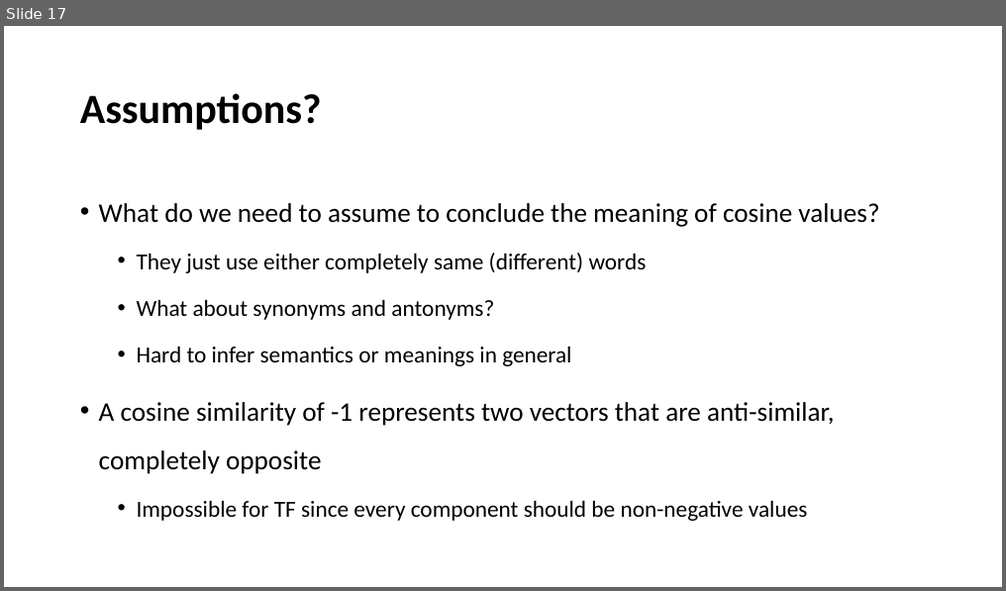
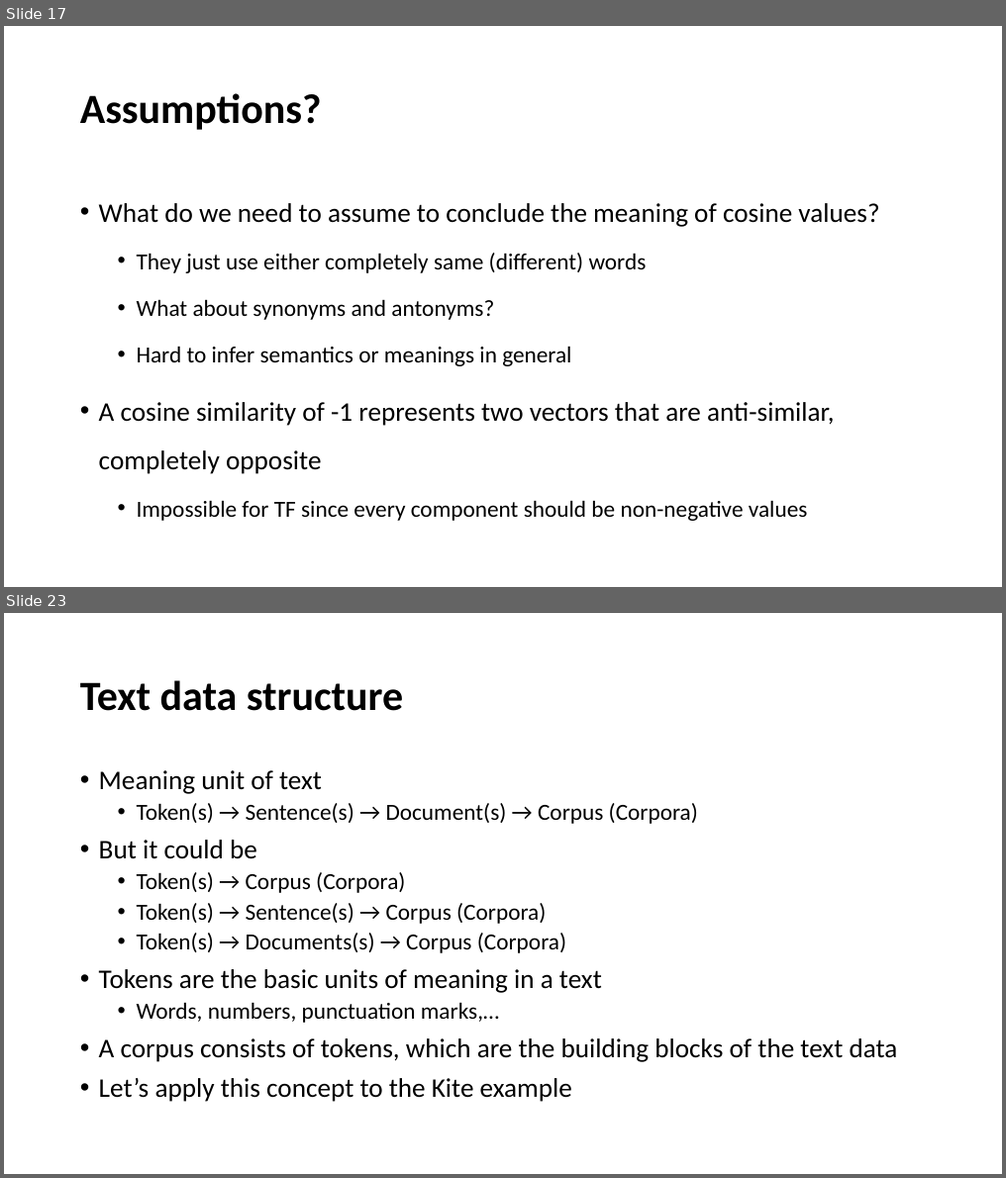
Before and after one commit to YeabinMoonEcon/BUS211, a slide deck: BUS243_NLP/lecture_notes/Lecture3.pptx. Shown one above the other, each under a label of ours: slide 17 before the commit, slides 17 and 23 after it; the slides between them are not shown. The pictures are 1006x591 and 1006x1178 pixels, drawn with LibreOffice and Linux fonts; fonts in the diff are those of the drawing. Boxes give left, top, right and bottom in pixels: in the first picture for what was removed or moved away, otherwise in the second. Text is boxed around its words. In the diff, an @@ line names an element or a change of style, - is before the commit and + after.

```diff
--- a/BUS243_NLP/lecture_notes/Lecture3.pptx
+++ b/BUS243_NLP/lecture_notes/Lecture3.pptx
@@ slide 23 added at (4, 613, 1002, 1174), background #FFFFFF @@
@@ title added at (80, 680, 403, 711), 40 pt, text #000000, bold @@
+Text data structure
@@ text added at (99, 770, 898, 1102), 22.2 pt, text #000000 @@
+• Meaning unit of text
+  • Token(s) → Sentence(s) → Document(s) → Corpus (Corpora)
+• But it could be
+  • Token(s) → Corpus (Corpora)
+  • Token(s) → Sentence(s) → Corpus (Corpora)
+  • Token(s) → Documents(s) → Corpus (Corpora)
+• Tokens are the basic units of meaning in a text
+  • Words, numbers, punctuation marks,…
+• A corpus consists of tokens, which are the building blocks of the text data
+• Let’s apply this concept to the Kite example
```
Also in this commit, not shown: 1 slide changed, 13 other slides added, 4 other files.
